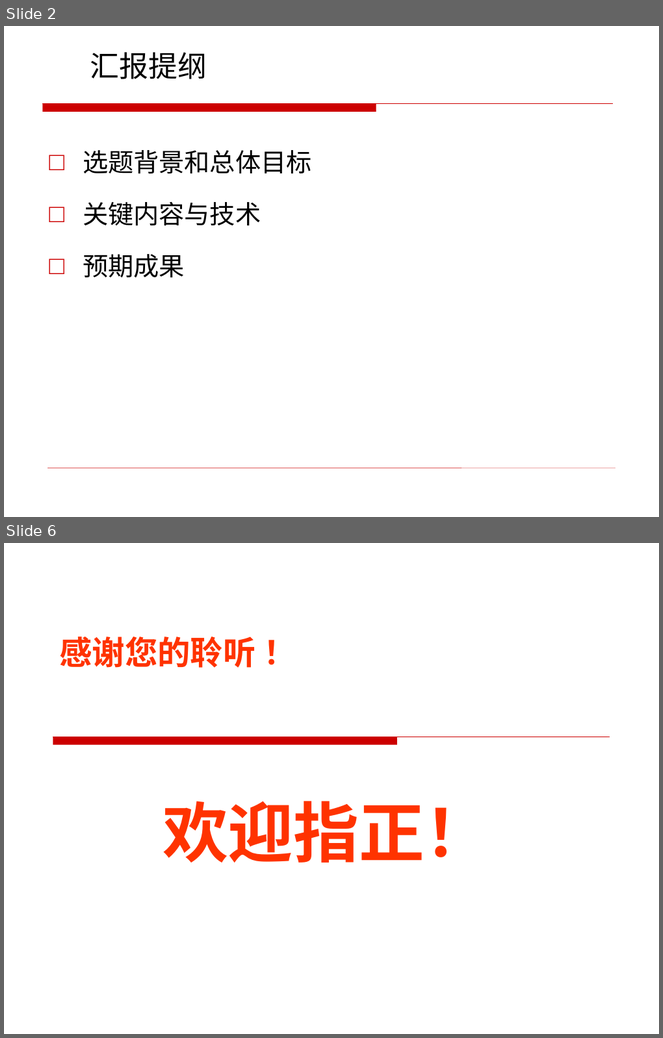
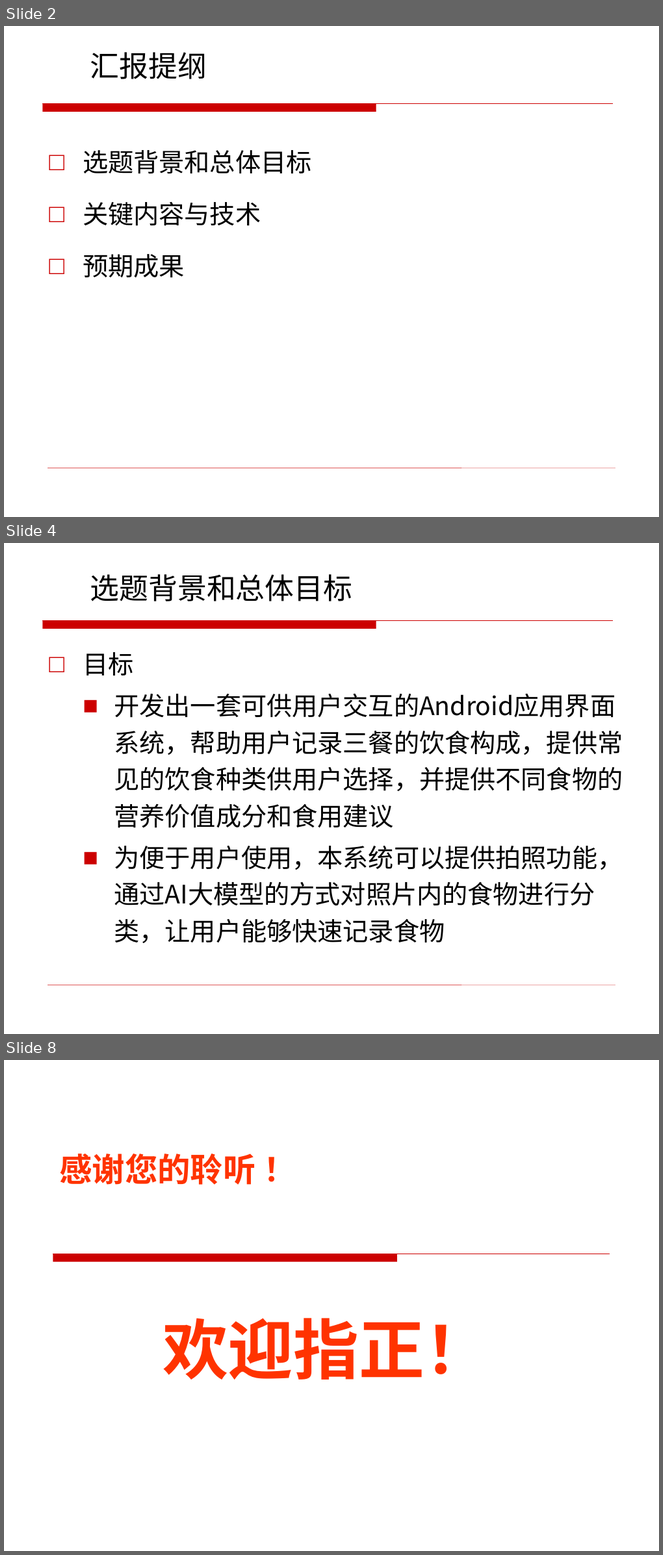
Before and after one commit to bensaku/ikun-home, a slide deck: 毕业设计/附件1：软件学院本科毕业设计汇报检查PPT模版（第1次）.pptx. Shown one above the other, each under a label of ours: slides 2 and 6 before the commit, slides 2, 4 and 8 after it; the slides between them are not shown. The pictures are 663x1038 and 663x1555 pixels, drawn with LibreOffice and Linux fonts; fonts in the diff are those of the drawing; background and template pictures are left out. Boxes give left, top, right and bottom in pixels: in the first picture for what was removed or moved away, otherwise in the second. Text is boxed around its words. In the diff, an @@ line names an element or a change of style, - is before the commit and + after.

```diff
--- a/毕业设计/附件1：软件学院本科毕业设计汇报检查PPT模版（第1次）.pptx
+++ b/毕业设计/附件1：软件学院本科毕业设计汇报检查PPT模版（第1次）.pptx
@@ slide 4 added at box(4, 543, 659, 1034), background #FFFFFF; not listed: 2 template elements that a slide beside it also shows @@
@@ title added at box(90, 574, 352, 601), 32 pt, text #000000 @@
+选题背景和总体目标
@@ text added at box(83, 652, 623, 943), 28 pt, text #000000 @@
+□ 目标
+  ■ 开发出一套可供用户交互的Android应用界面系统，帮助用户记录三餐的饮食构成，提供常见的饮食种类供用户选择，并提供不同食物的营养价值成分和食用建议
+  ■ 为便于用户使用，本系统可以提供拍照功能，通过AI大模型的方式对照片内的食物进行分类，让用户能够快速记录食物
@@ what was slide 6 is now slide 8 @@
```
Also in this commit, not shown: 3 slides changed, 1 other slide added.
